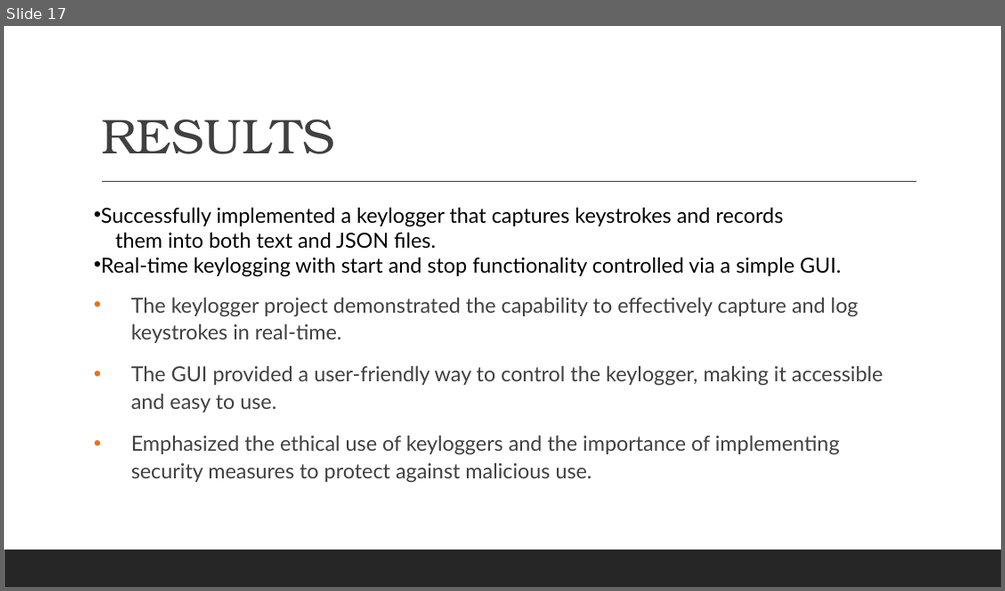
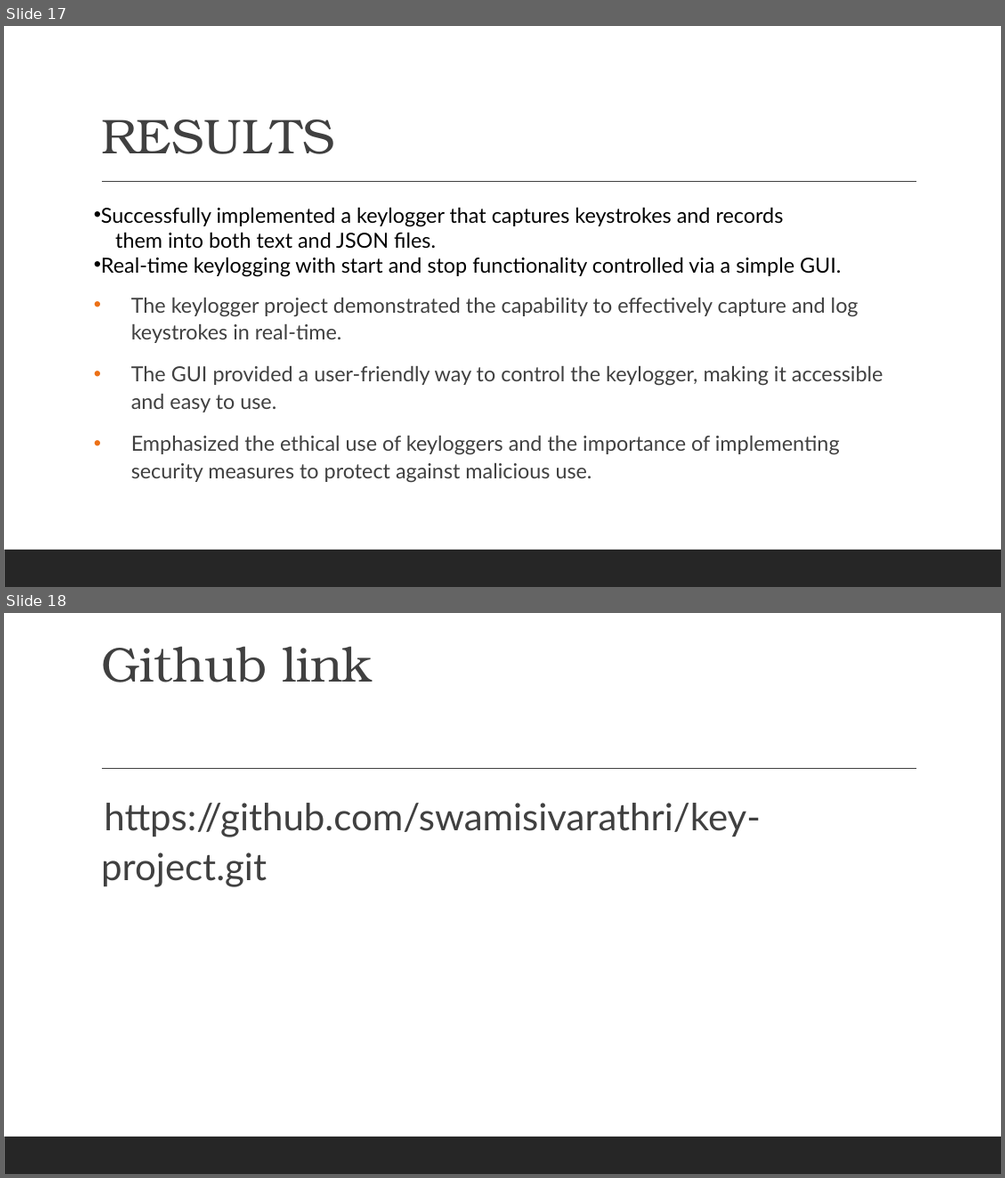
Before and after one commit to swamisivarathri/key-project, a slide deck: SIVARATHRI NARAYANA SWAMI.pptx. Shown one above the other, each under a label of ours: slide 17 before the commit, slides 17 and 18 after it. The pictures are 1005x591 and 1005x1178 pixels, drawn with LibreOffice and Linux fonts; fonts in the diff are those of the drawing. Boxes give left, top, right and bottom in pixels: in the first picture for what was removed or moved away, otherwise in the second. Text is boxed around its words. In the diff, an @@ line names an element or a change of style, - is before the commit and + after.

```diff
--- a/SIVARATHRI NARAYANA SWAMI.pptx
+++ b/SIVARATHRI NARAYANA SWAMI.pptx
@@ slide 18 added at box(4, 613, 1001, 1174), background #FFFFFF; not listed: 2 template elements that a slide beside it also shows @@
@@ title added at box(101, 646, 372, 682), 47 pt, text #404040 @@
+Github link
@@ text added at box(101, 803, 760, 887), 36 pt, text #404040 @@
+  https://github.com/swamisivarathri/key-project.git
```
